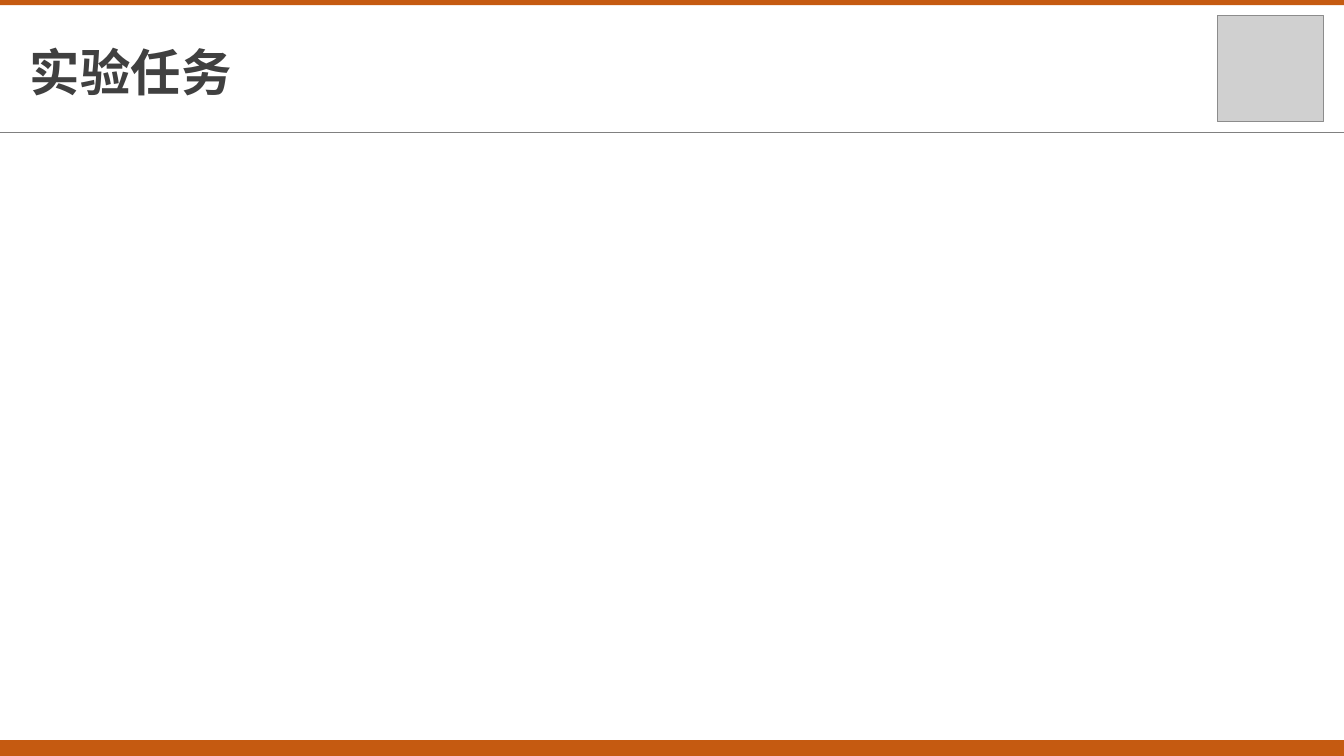
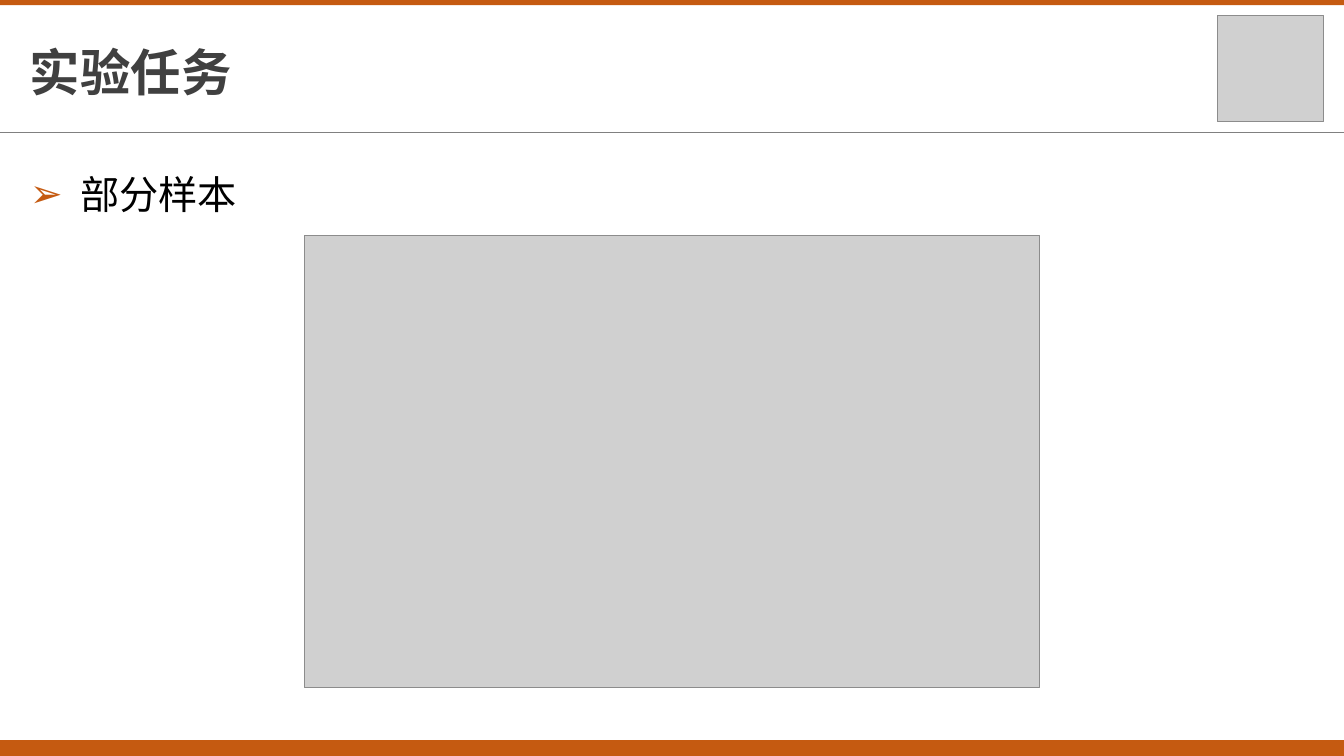
Before and after one commit to txsun1997/Bachelor-Thesis-XDU, a slide deck: slide 29 of materials/毕业设计答辩.pptx (slide 26 before the commit). Drawn at 1344x756 pixels with LibreOffice and Linux fonts; fonts in the diff are those of the drawing; grey boxes stand for pictures. Boxes give left, top, right and bottom in pixels: in the first picture for what was removed or moved away, otherwise in the second. Text is boxed around its words. In the diff, an @@ line names an element or a change of style, - is before the commit and + after.

```diff
--- a/materials/毕业设计答辩.pptx
+++ b/materials/毕业设计答辩.pptx
@@ text added at (80, 176, 237, 212), 28 pt, text #000000 @@
+➢ 部分样本
@@ picture added at (304, 235, 1041, 688) @@
```
Also in this commit, not shown: 5 other slides changed, 6 slides added.
